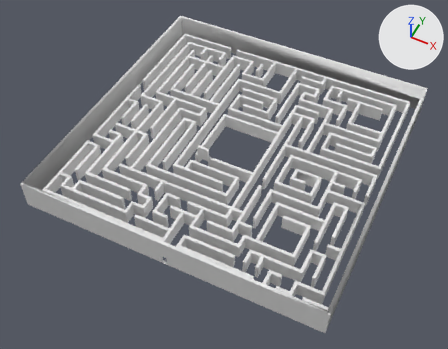
What one commit did to the FBX model bachelor/Assets/Prefabs/Models/Scene_Maze_moving.fbx.
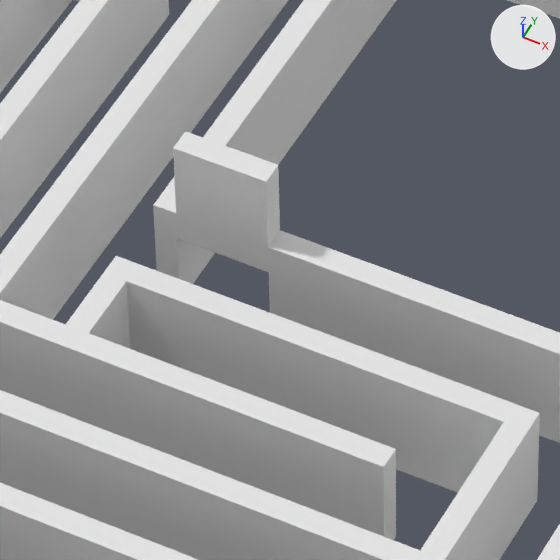
The first picture shows the older version from a 50 mm lens placed at (62.5, -136.2, 156.4), pointed at (-0.9, -9.4, -2.2). The close-ups show both versions on the part from 40% to 54% of the width and 37% to 56% of the height of that picture. The lights are fixed; the arrows at upper right show +X, +Y and +Z. Vertices at the same position are counted once.

The scene before the commit, as lines of its bpy script (objects in view):
```python
me_cube_000 = bpy.data.meshes.new('Cube.000')
me_cube_000.from_pydata(...)  # 1170 vertices, 1004 faces; spans x -51.0..51.0, y -51.0..51.0, z -0.1..10.0
me_cube_016 = bpy.data.meshes.new('Cube.016')
me_cube_016.from_pydata(...)  # a box spanning x -11.0..-10.0, y -18.0..-14.0, z -0.03..4.97
ob_moving_walls_016 = bpy.data.objects.new('Moving Walls.016', me_cube_016)
ob_moving_walls_016.location = (0.0, 0.0, 0.0)
ob_walls = bpy.data.objects.new('Walls', me_cube_000)
ob_walls.location = (0.0, 0.0, 0.0)
```
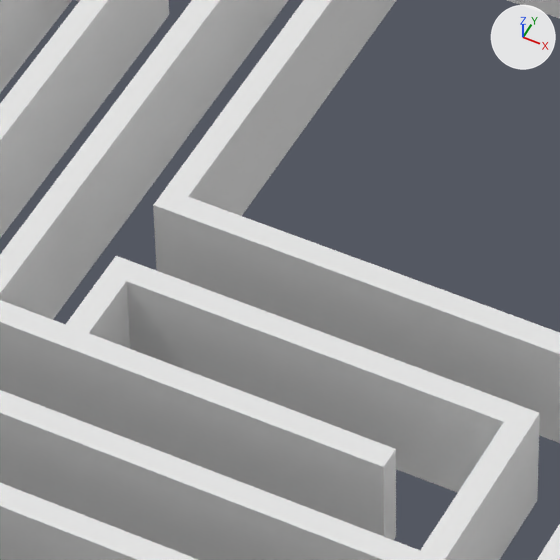
What differs and where, as boxes [x1, y1, x2, y2] in the close-ups (560 x 560 px):
'Walls.001', added
    after: [176, 197, 280, 313]
part 1 of me_cube_000, deleted
    before: [173, 131, 280, 272]

The change in detail:
me_cube_000 has 1170 vertices, 1004 faces and spans x -51.0..51.0, y -51.0..51.0, z -0.1..10.0.
me_cube_000 is used by ob_walls; location (0.0, 0.0, 0.0).
me_cube_000 part 1: the loose piece of 8 vertices spanning x -10.0..-6.0, y -11.0..-10.0, z 3.6..8.6 is deleted.
Mesh me_cube_027 is new.
It is a box spanning x -10.0..-6.0, y -11.0..-10.0, z 3.55..8.57.
Object 'Walls.001' (ob_walls_001) is new; it shows me_cube_027.
Its location is (0.0, 0.0, -3.6).
